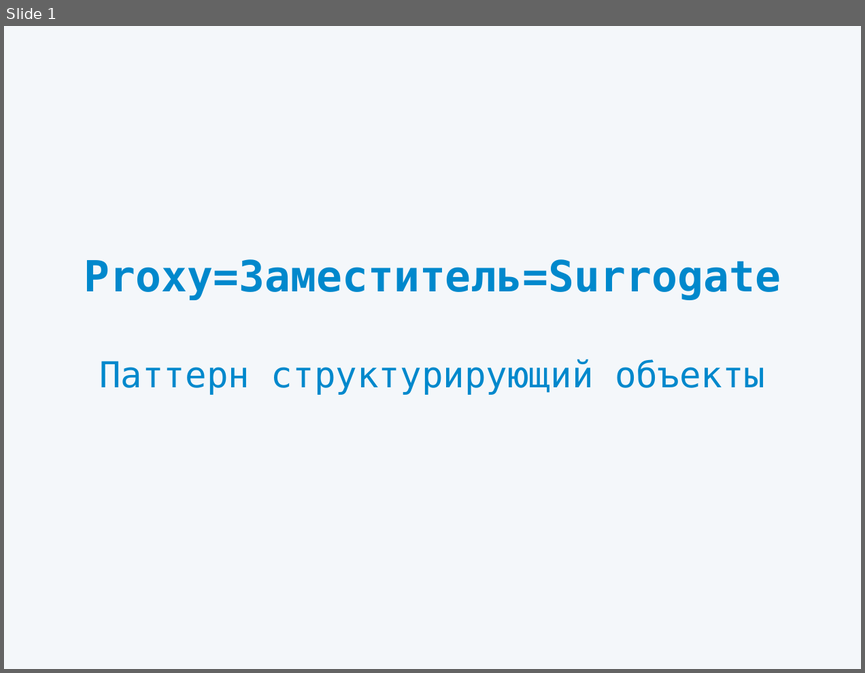
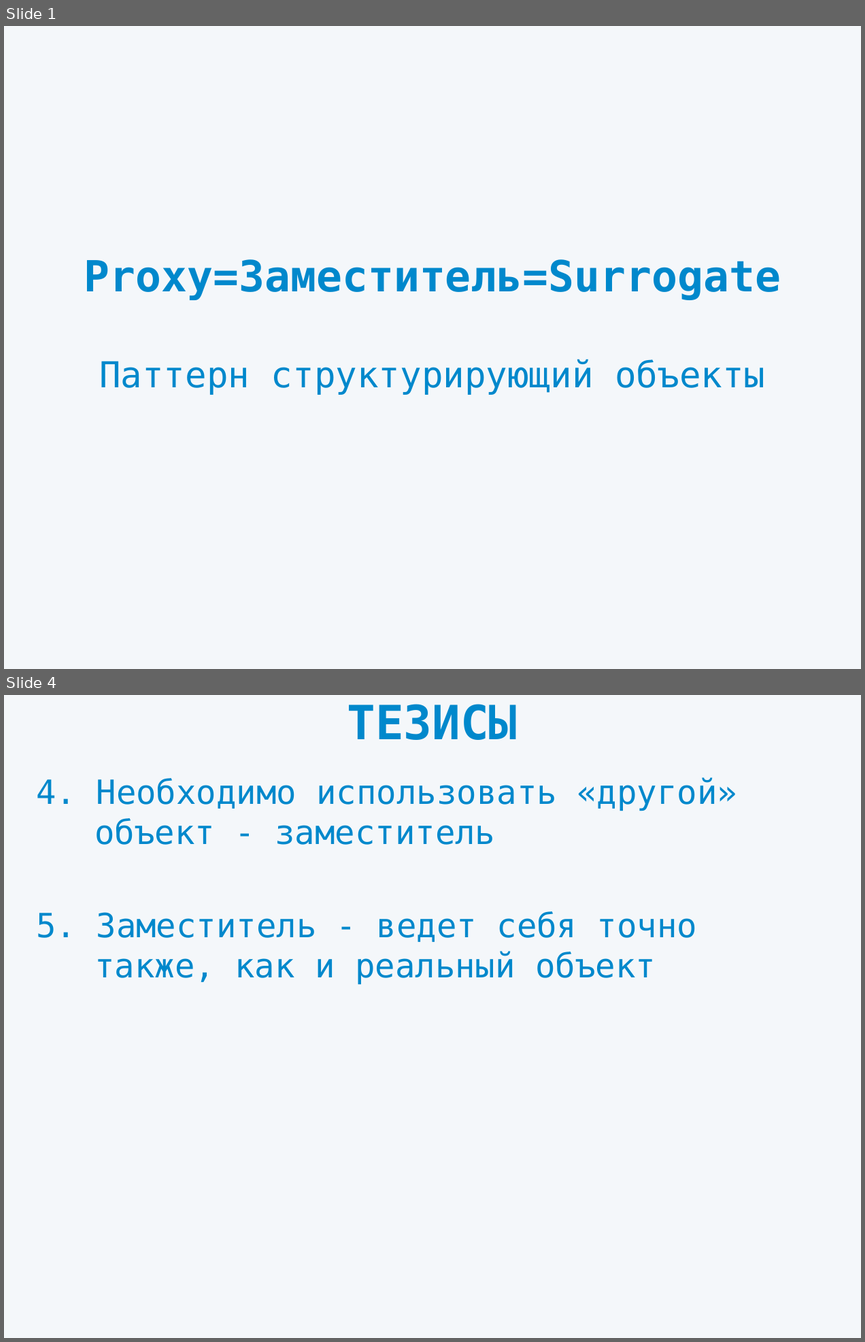
Before and after one commit to dipiash/proxy_pattern, a slide deck: Presentation.pptx. Shown one above the other, each under a label of ours: slide 1 before the commit, slides 1 and 4 after it; the slides between them are not shown. The pictures are 865x673 and 865x1342 pixels, drawn with LibreOffice and Linux fonts; fonts in the diff are those of the drawing. Boxes give left, top, right and bottom in pixels: in the first picture for what was removed or moved away, otherwise in the second. Text is boxed around its words. In the diff, an @@ line names an element or a change of style, - is before the commit and + after.

```diff
--- a/Presentation.pptx
+++ b/Presentation.pptx
@@ slide 4 added at bbox=[4, 695, 861, 1338], background #F4F7FA @@
@@ title added at bbox=[347, 704, 517, 740], 39.6 pt, text #0088CC, bold @@
+ТЕЗИСЫ
@@ subtitle added at bbox=[36, 777, 737, 985], 28 pt, text #0088CC @@
+4. Необходимо использовать «другой» объект - заместитель
+5. Заместитель - ведет себя точно также, как и реальный объект
```
Also in this commit, not shown: 8 slides changed, 5 other slides added.
